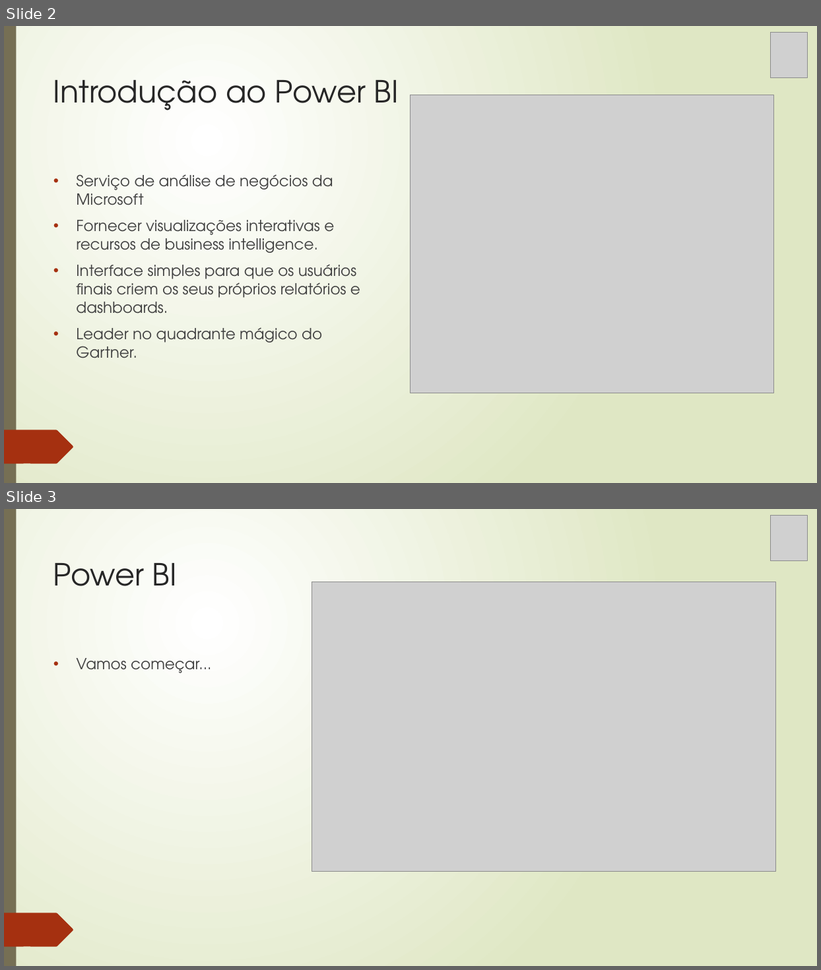
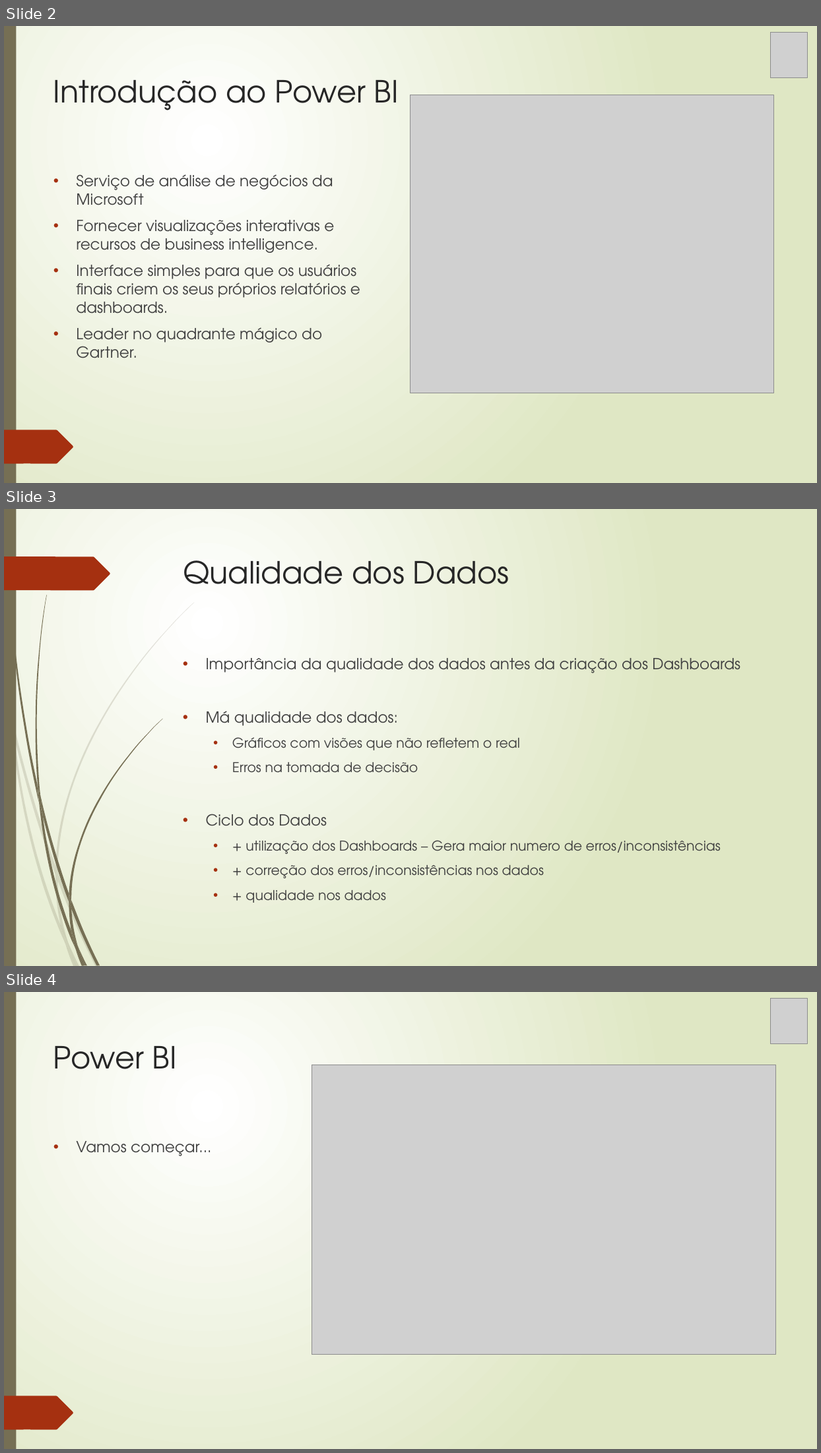
Before and after one commit to felipe-cosse/TakeHackathonPowerBI, a slide deck: DOJO - PowerBI.pptx. Shown one above the other, each under a label of ours: slides 2 and 3 before the commit, slides 2, 3 and 4 after it. The pictures are 821x970 and 821x1453 pixels, drawn with LibreOffice and Linux fonts; fonts in the diff are those of the drawing; grey boxes stand for pictures. Boxes give left, top, right and bottom in pixels: in the first picture for what was removed or moved away, otherwise in the second. Text is boxed around its words. In the diff, an @@ line names an element or a change of style, - is before the commit and + after.

```diff
--- a/DOJO - PowerBI.pptx
+++ b/DOJO - PowerBI.pptx
@@ slide 3 added at (4, 509, 817, 966), background gradient #FFFFFF to #DFE8C4; not listed: 23 template elements that a slide beside it also shows @@
@@ rectangle added at (4, 509, 16, 966), fill #766F54 @@
@@ title added at (183, 560, 510, 584), 36 pt, text #262626 @@
+Qualidade dos Dados
@@ text added at (206, 658, 741, 903), 16 pt, text #404040 @@
+• Importância da qualidade dos dados antes da criação dos Dashboards
+• Má qualidade dos dados:
+  • Gráficos com visões que não refletem o real
+  • Erros na tomada de decisão
+• Ciclo dos Dados
+  • + utilização dos Dashboards – Gera maior numero de erros/inconsistências
+  • + correção dos erros/inconsistências nos dados
+  • + qualidade nos dados
@@ what was slide 3 is now slide 4 @@
```
Also in this commit, not shown: 1 other file.
